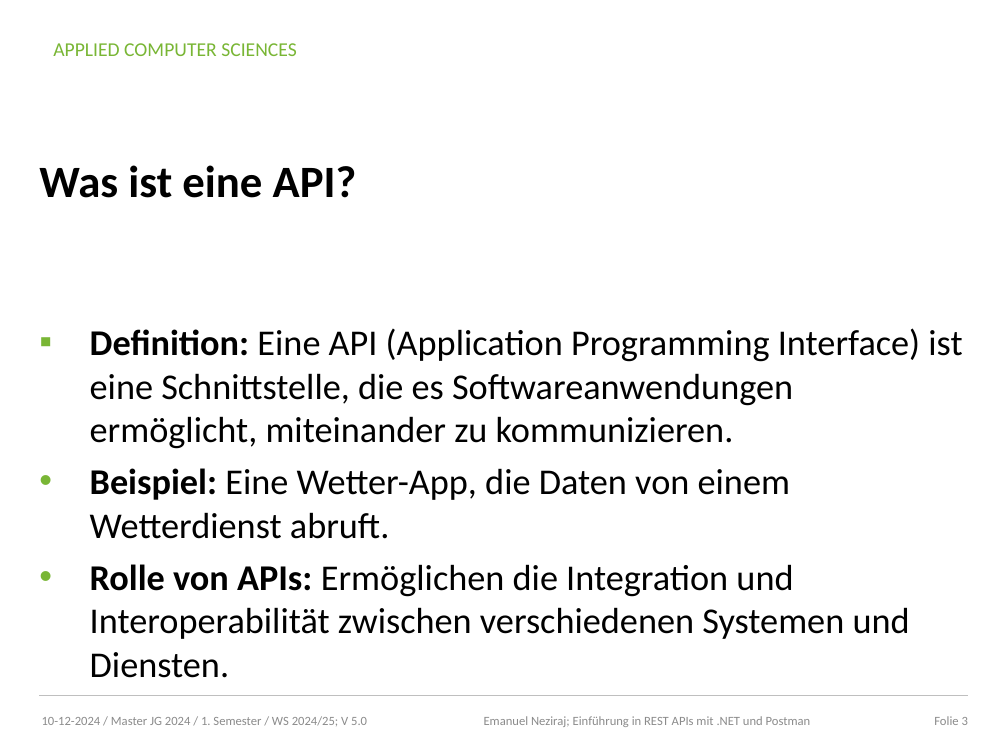
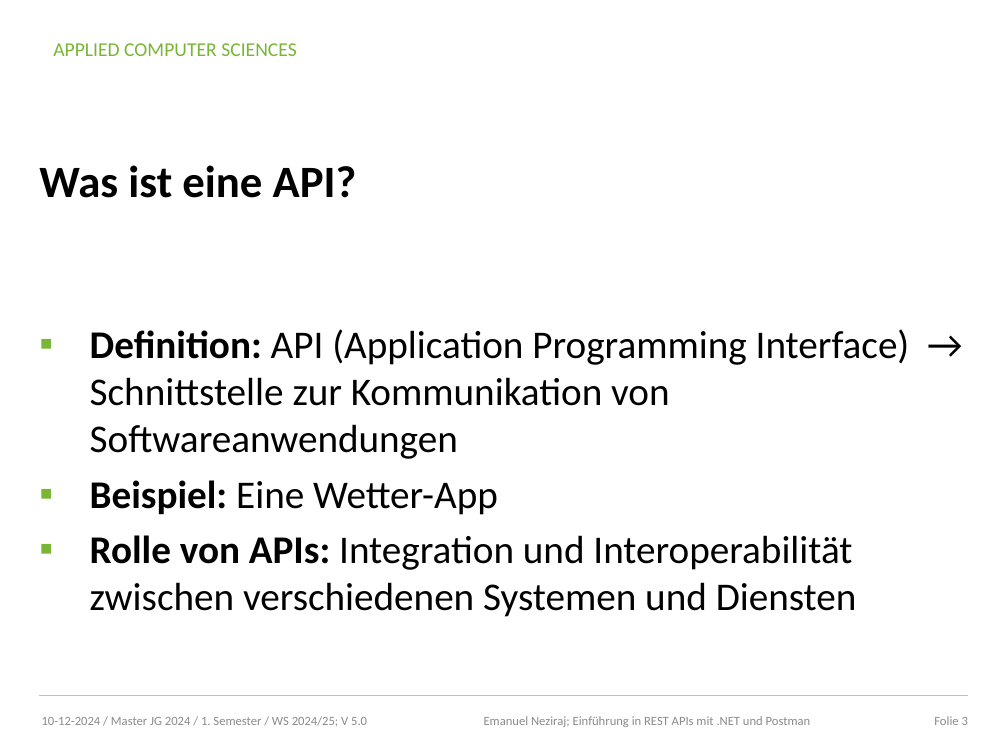
Before and after one commit to emanuelneziraj/techdemo-restapi, a slide deck: slide 3 of Präsentation-REST-API.pptx. Drawn at 1008x756 pixels with LibreOffice and Linux fonts; fonts in the diff are those of the drawing; background and template pictures are left out. Boxes give left, top, right and bottom in pixels: in the first picture for what was removed or moved away, otherwise in the second. Text is boxed around its words. In the diff, an @@ line names an element or a change of style, - is before the commit and + after.

```diff
--- a/Präsentation-REST-API.pptx
+++ b/Präsentation-REST-API.pptx
@@ text at <box>90,329,910,617</box>: text changed; size 25.9 to 28 pt @@
-▪ Definition: Eine API (Application Programming Interface) ist eine Schnittstelle, die es Softwareanwendungen ermöglicht, miteinander zu kommunizieren.
-• Beispiel: Eine Wetter-App, die Daten von einem Wetterdienst abruft.
-• Rolle von APIs: Ermöglichen die Integration und Interoperabilität zwischen verschiedenen Systemen und Diensten.
+▪ Definition: API (Application Programming Interface) → Schnittstelle zur Kommunikation von Softwareanwendungen
+▪ Beispiel: Eine Wetter-App
+▪ Rolle von APIs: Integration und Interoperabilität zwischen verschiedenen Systemen und Diensten
```
Also in this commit, not shown: 5 other slides changed.
